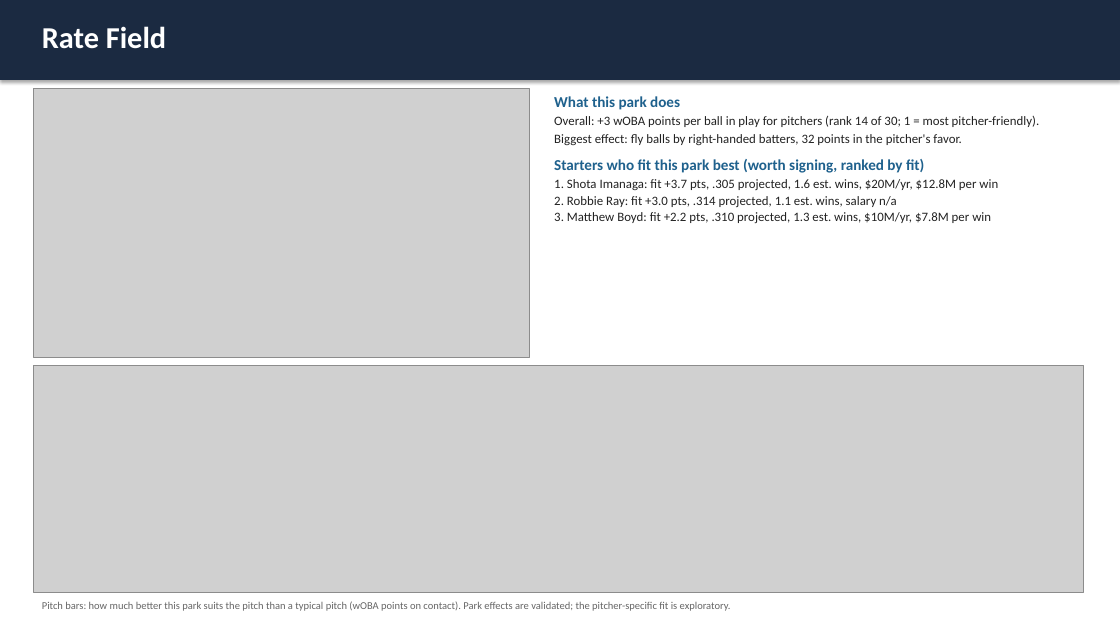
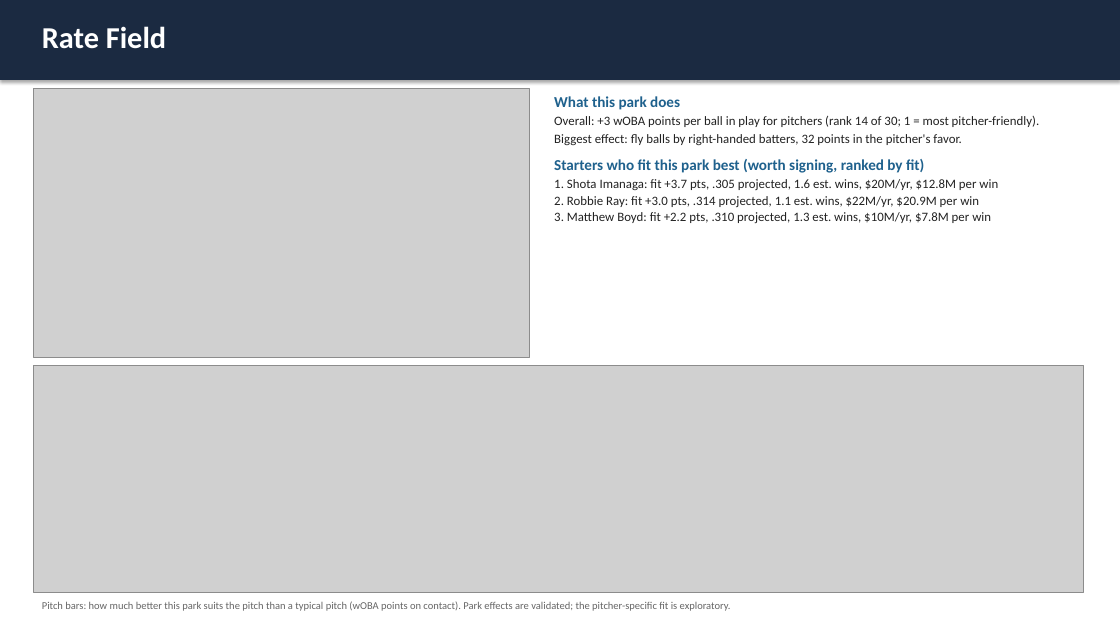
Before and after one commit to jpascarella17/ballpark-pitch-fit, a slide deck: slide 28 of slides/ballpark_pitch_fit.pptx. Drawn at 1120x630 pixels with LibreOffice and Linux fonts; fonts in the diff are those of the drawing; grey boxes stand for pictures. Boxes give left, top, right and bottom in pixels: in the first picture for what was removed or moved away, otherwise in the second. Text is boxed around its words. In the diff, an @@ line names an element or a change of style, - is before the commit and + after.

Commit message:
Add value ranking, fit-based park slides, and projected contracts

```diff
--- a/slides/ballpark_pitch_fit.pptx
+++ b/slides/ballpark_pitch_fit.pptx
@@ text at [554,196,979,207]: text changed @@
-2. Robbie Ray: fit +3.0 pts, .314 projected, 1.1 est. wins, salary n/a
+2. Robbie Ray: fit +3.0 pts, .314 projected, 1.1 est. wins, $22M/yr, $20.9M per win
```
Also in this commit, not shown: 9 other slides changed, 6 other files.
